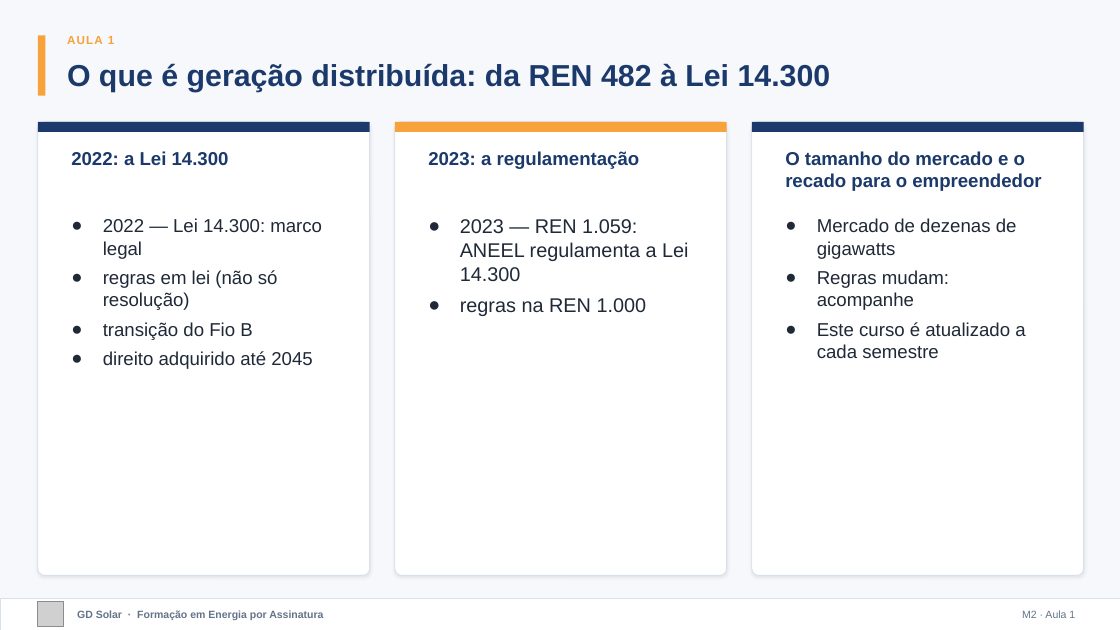
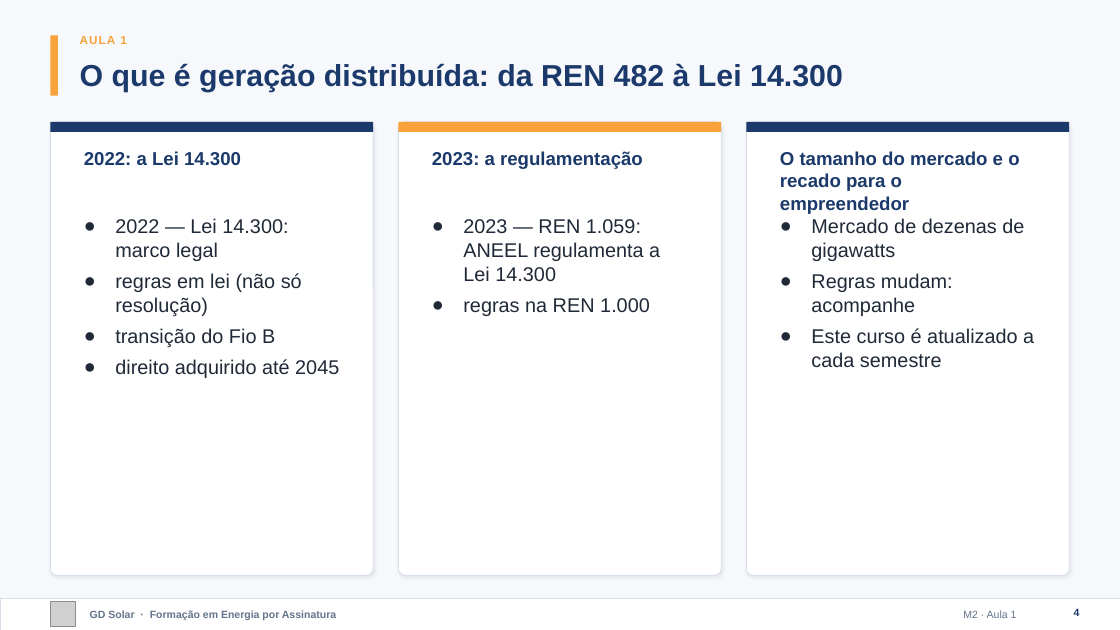
Before and after one commit to marcelo-braga-dev/casaverde, a slide deck: slide 4 of docs/curso/slides/m02-marco-legal.pptx. Drawn at 1120x630 pixels with LibreOffice and Linux fonts; fonts in the diff are those of the drawing; grey boxes stand for pictures. Boxes give left, top, right and bottom in pixels: in the first picture for what was removed or moved away, otherwise in the second. Text is boxed around its words. In the diff, an @@ line names an element or a change of style, - is before the commit and + after.

```diff
--- a/docs/curso/slides/m02-marco-legal.pptx
+++ b/docs/curso/slides/m02-marco-legal.pptx
@@ 1 text, 1 picture, 1 rectangle: place and size @@
-1 text, 1 picture, 1 rectangle at [38, 35, 114, 627]
+1 text, 1 picture, 1 rectangle at [50, 35, 126, 627]
@@ text "O que é geração distribuída: ...": place and size @@
-text "O que é geração distribuída: ..." at [67, 63, 831, 92]
+text "O que é geração distribuída: ..." at [80, 63, 843, 92]
@@ rounded rectangle: place and size @@
-rounded rectangle at [38, 122, 370, 576]
+rounded rectangle at [50, 122, 373, 576]
@@ rectangle: place and size @@
-rectangle at [38, 122, 370, 132]
+rectangle at [50, 122, 373, 132]
@@ text "2022: a Lei 14.300": place and size @@
-text "2022: a Lei 14.300" at [71, 151, 229, 166]
+text "2022: a Lei 14.300" at [84, 151, 241, 166]
@@ rounded rectangle: place and size @@
-rounded rectangle at [395, 122, 727, 576]
+rounded rectangle at [398, 122, 721, 576]
@@ rectangle: place and size @@
-rectangle at [395, 122, 727, 132]
+rectangle at [398, 122, 721, 132]
@@ text "2023: a regulamentação": place and size @@
-text "2023: a regulamentação" at [428, 151, 640, 169]
+text "2023: a regulamentação" at [432, 151, 643, 169]
@@ proportions changed in 3 elements at [398, 122, 721, 576], [50, 122, 373, 576], [747, 122, 1070, 576] @@
@@ rounded rectangle: place and size @@
-rounded rectangle at [752, 122, 1084, 576]
+rounded rectangle at [747, 122, 1070, 576]
@@ rectangle: place and size @@
-rectangle at [752, 122, 1084, 132]
+rectangle at [747, 122, 1070, 132]
@@ text "O tamanho do mercado e ..." rewrapped from [785, 151, 1041, 191] to [780, 151, 1019, 214] @@
@@ text "2022 — Lei 14.300: marco ...": place and size @@
-text "2022 — Lei 14.300: marco ..." at [103, 218, 322, 369]
+text "2022 — Lei 14.300: marco ..." at [115, 218, 339, 378]
@@ text "2022 — Lei 14.300: marco ..." at [115, 218, 339, 378]: size 16 to 17 pt @@
@@ text "2023 — REN 1.059: ANEEL ..." rewrapped from [460, 219, 688, 316] to [463, 219, 660, 316] @@
@@ text "Mercado de dezenas de gigawatts" at [811, 218, 1034, 367]: size 16 to 17 pt @@
@@ text "GD Solar · Formação em ...": place and size @@
-text "GD Solar · Formação em ..." at [77, 610, 323, 620]
+text "GD Solar · Formação em ..." at [90, 610, 336, 620]
@@ text "M2 · Aula 1": place and size @@
-text "M2 · Aula 1" at [1022, 610, 1075, 618]
+text "M2 · Aula 1" at [963, 610, 1017, 618]
@@ page number added at [1074, 609, 1080, 616], 9 pt, text #1B3A6B, bold @@
+4
```
Also in this commit, not shown: 30 other slides changed, 13 other files.
